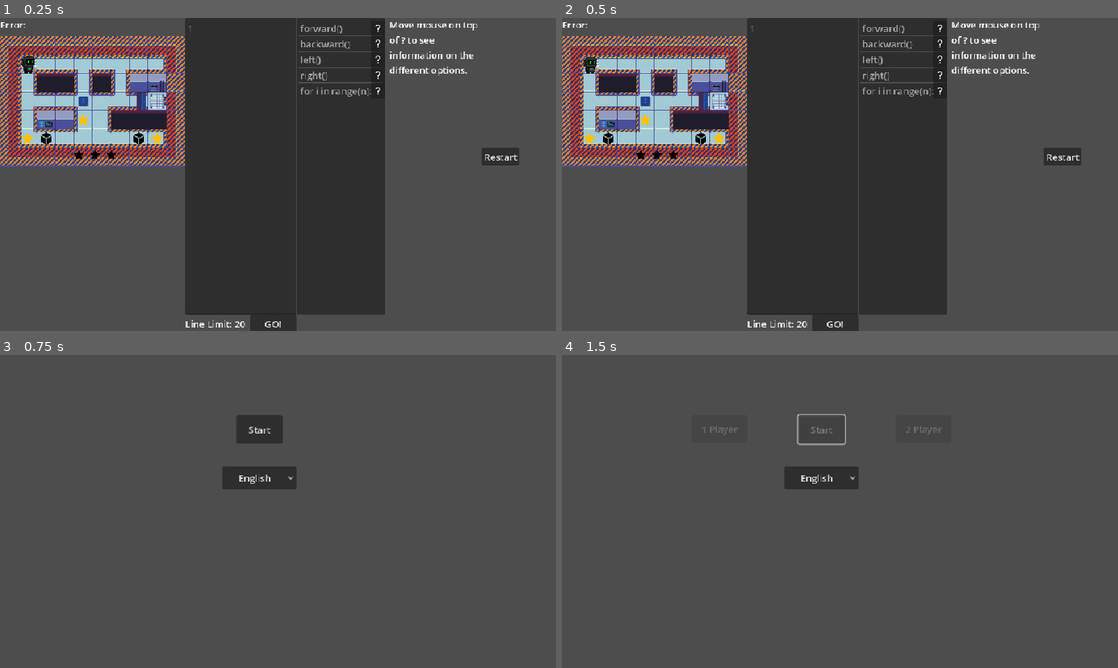
Above: before the commit, frames 1-4 (two rows, left to right).
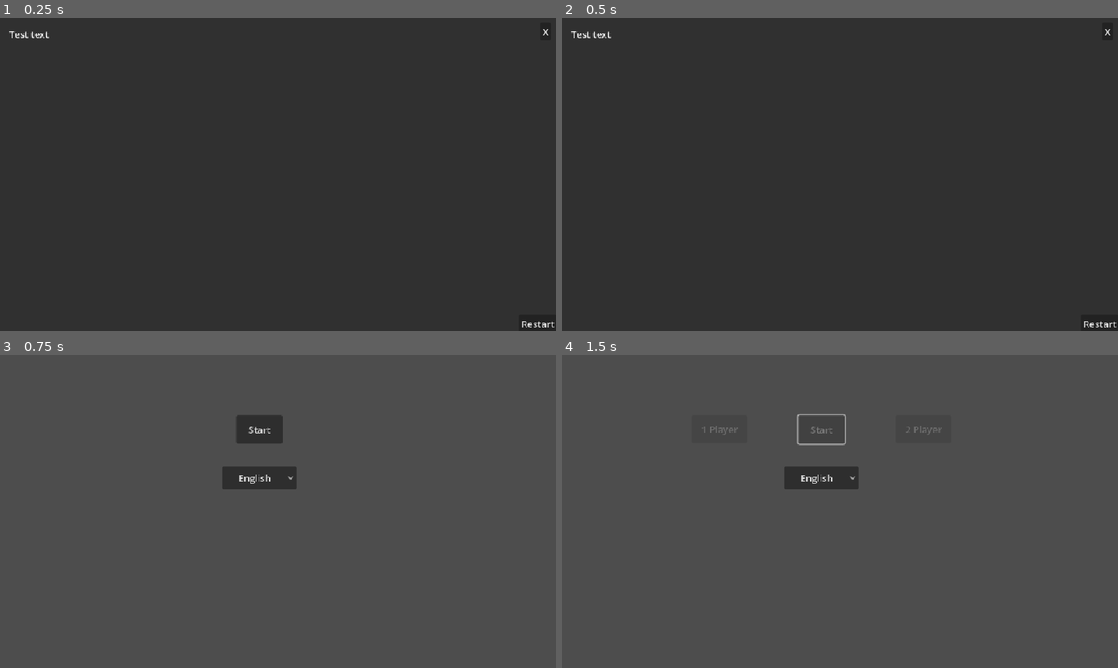
Above: after the commit, the same moments.

Repository: BingloGames/Robot-Bachelor
Game: Godot game, scene res://levels/1 player/Level4.tscn
Two runs of this game, one before a commit and one after it. Both use one fixed random seed, a clock stepped at 60 frames per second and the inputs below. This scene is started directly instead of the project's main scene.
Inputs:
- Up to frame 1 (0.25 s): no input
- Up to frame 2 (0.5 s): no input
- Up to frame 3 (0.75 s): click "Restart" at 0.5 s
- Up to frame 4 (1.5 s): click "Start" at 1.25 s

The runs differ from the first frame. In frame 1, 65% of the frame differs, in the area x 0-100%, y 0-100%; in frame 2, 65%; in frame 3, nothing differs; in frame 4, nothing differs.

Commit message:
resized everything to the new screen size

Diff:
--- a/robot-project/info_pop_up.tscn
+++ b/robot-project/info_pop_up.tscn
@@ -7,14 +7,14 @@
 anchors_preset = 15
 anchor_right = 1.0
 anchor_bottom = 1.0
-offset_bottom = 288.0
+offset_bottom = 4.0
 grow_horizontal = 2
 grow_vertical = 2
 script = ExtResource("1_i6fiq")
 
 [node name="ColorRect" type="ColorRect" parent="."]
 layout_mode = 0
-offset_right = 896.0
+offset_right = 960.0
 offset_bottom = 544.0
 color = Color(0.18717614, 0.18717614, 0.18717614, 1)
 
@@ -31,18 +31,18 @@
 
 [node name="Close" type="Button" parent="."]
 layout_mode = 0
-offset_left = 872.0
+offset_left = 933.0
 offset_top = 8.0
-offset_right = 890.0
+offset_right = 951.0
 offset_bottom = 39.0
 text = "X"
 
 [node name="Open" type="Button" parent="."]
 visible = false
 layout_mode = 0
-offset_left = 872.0
+offset_left = 934.0
 offset_top = 8.0
-offset_right = 888.0
+offset_right = 950.0
 offset_bottom = 39.0
 text = "?"
 
--- a/robot-project/input_pop_up.tscn
+++ b/robot-project/input_pop_up.tscn
@@ -13,17 +13,17 @@
 
 [node name="ColorRect" type="ColorRect" parent="."]
 layout_mode = 0
-offset_left = 320.0
-offset_right = 512.0
-offset_bottom = 256.0
+offset_left = 448.0
+offset_right = 640.0
+offset_bottom = 536.0
 color = Color(0.1882353, 0.1882353, 0.1882353, 1)
 
 [node name="ColorRect2" type="ColorRect" parent="."]
 layout_mode = 0
-offset_left = 320.0
-offset_top = 192.0
-offset_right = 640.0
-offset_bottom = 256.0
+offset_left = 448.0
+offset_top = 480.0
+offset_right = 744.0
+offset_bottom = 544.0
 color = Color(0.1882353, 0.1882353, 0.1882353, 1)
 
 [node name="RichTextLabel" type="RichTextLabel" parent="."]
@@ -31,26 +31,26 @@
 anchors_preset = -1
 anchor_right = 0.9990001
 anchor_bottom = 1.0
-offset_left = 320.0
-offset_right = -383.10406
-offset_bottom = -64.0
+offset_left = 448.0
+offset_right = -319.04004
+offset_bottom = -4.0
 
 [node name="Button" type="Button" parent="."]
 layout_mode = 1
 anchors_preset = -1
 anchor_right = 1.0
 anchor_bottom = 1.0
-offset_left = 568.0
-offset_top = 200.0
-offset_right = -257.0
-offset_bottom = -16.0
+offset_left = 648.0
+offset_top = 488.0
+offset_right = -224.0
+offset_bottom = -4.0
 text = "Confirm"
 
 [node name="LineEdit" type="LineEdit" parent="."]
 layout_mode = 0
-offset_left = 320.0
-offset_top = 200.0
-offset_right = 568.0
-offset_bottom = 240.0
+offset_left = 456.0
+offset_top = 488.0
+offset_right = 648.0
+offset_bottom = 536.0
 
 [connection signal="pressed" from="Button" to="." method="_on_button_pressed"]
--- a/robot-project/item_list.tscn
+++ b/robot-project/item_list.tscn
@@ -5,23 +5,30 @@
 
 [node name="Container" type="Control"]
 layout_mode = 3
-anchors_preset = 0
-offset_right = 320.0
-offset_bottom = 544.0
+anchor_right = 0.333
+anchor_bottom = 1.0070001
+offset_right = 0.32000732
+offset_bottom = 0.2199707
 script = ExtResource("1_ujeow")
 
 [node name="ItemList" type="ItemList" parent="."]
-layout_mode = 0
-offset_right = 153.0
-offset_bottom = 512.0
+layout_mode = 1
+anchors_preset = -1
+anchor_right = 1.0
+anchor_bottom = 1.0
+offset_right = -167.0
+offset_bottom = -32.0
 auto_height = true
 metadata/_edit_group_ = true
 
 [node name="Text" type="Label" parent="."]
-layout_mode = 0
+layout_mode = 1
+anchors_preset = 15
+anchor_right = 1.0
+anchor_bottom = 1.0
 offset_left = 160.0
-offset_right = 320.0
-offset_bottom = 512.0
+offset_right = -8.0
+offset_bottom = -32.0
 text = "Move mouse on top of ? to see information on the different options."
 autowrap_mode = 2
 
--- a/robot-project/levels/1 player/Level1.tscn
+++ b/robot-project/levels/1 player/Level1.tscn
@@ -48,8 +48,11 @@
 position = Vector2(80, 144)
 
 [node name="code" parent="." instance=ExtResource("2_dn5ey")]
-offset_left = 384.0
-offset_right = 576.0
+anchors_preset = 0
+anchor_right = 0.0
+anchor_bottom = 0.0
+offset_right = 960.0
+offset_bottom = 544.0
 line_limit = 10
 
 [node name="star counter" parent="." instance=ExtResource("2_mc20k")]
@@ -65,25 +68,27 @@
 metadata/_edit_group_ = true
 
 [node name="Container" parent="." instance=ExtResource("6_lmyl5")]
-offset_left = 576.0
-offset_right = 896.0
+offset_left = 640.0
+offset_right = 960.0
+offset_bottom = 544.0
 
 [node name="black" type="Sprite2D" parent="."]
 modulate = Color(0, 0, 0, 0)
-position = Vector2(448, 128)
-scale = Vector2(896, 256)
+position = Vector2(480.00003, 272)
+scale = Vector2(960.00006, 544)
 texture = SubResource("CanvasTexture_44r2x")
 
 [node name="Info pop up" parent="." instance=ExtResource("6_lrqwn")]
-visible = false
 anchors_preset = 0
 anchor_right = 0.0
 anchor_bottom = 0.0
-offset_right = 896.0
-offset_bottom = 256.0
+offset_right = 960.0
+offset_bottom = 544.0
 grow_horizontal = 1
 grow_vertical = 1
 
 [node name="Restart" parent="." instance=ExtResource("9_wcp0l")]
-offset_top = 288.0
-offset_bottom = 288.0
+offset_left = 62.0
+offset_top = 286.0
+offset_right = 62.0
+offset_bottom = 286.0
--- a/robot-project/levels/1 player/Level2.tscn
+++ b/robot-project/levels/1 player/Level2.tscn
@@ -26,8 +26,8 @@
 tile_set = ExtResource("1_wwdpc")
 
 [node name="code" parent="." instance=ExtResource("2_psxy2")]
-offset_left = 320.0
-offset_right = 512.0
+offset_right = 960.0
+offset_bottom = 544.0
 line_limit = 20
 
 [node name="star counter" parent="." instance=ExtResource("2_q04gf")]
@@ -42,30 +42,34 @@
 position = Vector2(80, 112)
 
 [node name="Container" parent="." instance=ExtResource("6_wwdpc")]
-offset_left = 512.0
-offset_right = 896.0
+offset_left = 640.0
+offset_right = 960.0
+offset_bottom = 544.0
 
 [node name="black" type="Sprite2D" parent="."]
 modulate = Color(0, 0, 0, 0)
-position = Vector2(447.74997, 127.75)
-scale = Vector2(896.49994, 256.5)
+position = Vector2(479.75, 271.75)
+scale = Vector2(960.5, 544.5)
 texture = SubResource("CanvasTexture_6ebn4")
 
 [node name="Input pop up" parent="." instance=ExtResource("7_gxplt")]
 anchors_preset = 10
 anchor_bottom = 0.0
-offset_right = 896.0
-offset_bottom = 256.0
+offset_right = 960.0
+offset_bottom = 544.0
 grow_vertical = 1
 
 [node name="Info pop up" parent="." instance=ExtResource("7_h2i1x")]
-visible = false
 anchors_preset = 0
 anchor_right = 0.0
 anchor_bottom = 0.0
-offset_right = 898.0
-offset_bottom = 256.0
+offset_right = 960.0
+offset_bottom = 544.0
 grow_horizontal = 1
 grow_vertical = 1
 
 [node name="Restart" parent="." instance=ExtResource("8_gxplt")]
+offset_left = 64.0
+offset_top = 288.0
+offset_right = 64.0
+offset_bottom = 288.0
--- a/robot-project/levels/1 player/Level3.tscn
+++ b/robot-project/levels/1 player/Level3.tscn
@@ -39,8 +39,8 @@
 dir = "horisontal"
 
 [node name="code" parent="." instance=ExtResource("2_qlmxs")]
-offset_left = 320.0
-offset_right = 512.0
+offset_right = 960.0
+offset_bottom = 544.0
 line_limit = 12
 
 [node name="star counter" parent="." instance=ExtResource("2_84iim")]
@@ -55,19 +55,23 @@
 position = Vector2(48, 80)
 
 [node name="Container" parent="." instance=ExtResource("6_545p4")]
-offset_left = 512.0
-offset_right = 896.0
+offset_left = 640.0
+offset_right = 960.0
+offset_bottom = 544.0
 items = 5
 
 [node name="black" type="Sprite2D" parent="."]
 modulate = Color(0, 0, 0, 0)
-position = Vector2(447.75006, 127.75)
-scale = Vector2(896.50006, 256.50003)
+position = Vector2(479.75, 271.74994)
+scale = Vector2(960.49994, 544.49994)
 texture = SubResource("CanvasTexture_wmnt6")
 
 [node name="Info pop up" parent="." instance=ExtResource("9_wxujf")]
-visible = false
-offset_right = 894.0
-offset_bottom = 256.0
+offset_right = 960.0
+offset_bottom = 544.0
 
 [node name="Restart" parent="." instance=ExtResource("9_r1ajk")]
+offset_left = 64.0
+offset_top = 288.0
+offset_right = 64.0
+offset_bottom = 288.0
--- a/robot-project/levels/1 player/Level4.tscn
+++ b/robot-project/levels/1 player/Level4.tscn
@@ -30,8 +30,8 @@
 tile_set = ExtResource("1_0vw6x")
 
 [node name="code" parent="." instance=ExtResource("2_sbb5h")]
-offset_left = 320.0
-offset_right = 512.0
+offset_right = 960.0
+offset_bottom = 544.0
 line_limit = 20
 
 [node name="star counter" parent="." instance=ExtResource("3_jfjt6")]
@@ -69,14 +69,15 @@
 position = Vector2(48, 80)
 
 [node name="Container" parent="." instance=ExtResource("6_cgold")]
-offset_left = 512.0
-offset_right = 896.0
+offset_left = 640.0
+offset_right = 960.0
+offset_bottom = 544.0
 items = 5
 
 [node name="black" type="Sprite2D" parent="."]
 modulate = Color(0, 0, 0, 0)
-position = Vector2(447.75003, 127.75)
-scale = Vector2(896.5001, 256.5)
+position = Vector2(479.75003, 271.75)
+scale = Vector2(960.5001, 544.5)
 texture = SubResource("CanvasTexture_q4xh8")
 
 [node name="Input pop up" parent="." instance=ExtResource("9_4xlxe")]
@@ -84,15 +85,18 @@
 anchors_preset = 0
 anchor_right = 0.0
 anchor_bottom = 0.0
-offset_right = 896.0
-offset_bottom = 256.0
+offset_right = 960.0
+offset_bottom = 544.0
 grow_horizontal = 1
 grow_vertical = 1
 Answer = ["answer = X+Y", "answer = 9", "answer =X+Y", "answer =9", "answer = X + Y"]
 
 [node name="Info pop up" parent="." instance=ExtResource("8_qriun")]
-visible = false
-offset_right = 896.0
-offset_bottom = 256.0
+offset_right = 960.0
+offset_bottom = 544.0
 
 [node name="Restart" parent="." instance=ExtResource("12_jf22w")]
+offset_left = 64.0
+offset_top = 288.0
+offset_right = 64.0
+offset_bottom = 288.0
--- a/robot-project/levels/1 player/Level5.tscn
+++ b/robot-project/levels/1 player/Level5.tscn
@@ -30,8 +30,8 @@
 tile_set = ExtResource("1_tjh38")
 
 [node name="code" parent="." instance=ExtResource("2_tjh38")]
-offset_left = 320.0
-offset_right = 512.0
+offset_right = 960.0
+offset_bottom = 544.0
 line_limit = 20
 
 [node name="star counter" parent="." instance=ExtResource("3_lhhoo")]
@@ -64,28 +64,32 @@
 position = Vector2(48, 112)
 
 [node name="Container" parent="." instance=ExtResource("6_knvoa")]
-offset_left = 512.0
-offset_right = 896.0
+offset_left = 640.0
+offset_right = 960.0
+offset_bottom = 544.0
 items = 5
 
 [node name="black" type="Sprite2D" parent="."]
 modulate = Color(0, 0, 0, 0)
-position = Vector2(447.75, 127.75)
-scale = Vector2(896.5, 256.5)
+position = Vector2(479.75, 271.75)
+scale = Vector2(960.5, 544.5)
 texture = SubResource("CanvasTexture_25xmc")
 
 [node name="Input pop up" parent="." instance=ExtResource("8_vpjvl")]
 visible = false
-offset_right = 896.0
-offset_bottom = 256.0
+offset_right = 960.0
+offset_bottom = 536.0
 Answer = ["answer = list[1]", "answer =list[1]"]
 
 [node name="Info pop up" parent="." instance=ExtResource("8_5pfj7")]
-visible = false
 anchors_preset = 10
 anchor_bottom = 0.0
-offset_right = 896.0
-offset_bottom = 256.0
+offset_right = 960.0
+offset_bottom = 544.0
 grow_vertical = 1
 
 [node name="Restart" parent="." instance=ExtResource("12_ngd16")]
+offset_left = 64.0
+offset_top = 288.0
+offset_right = 64.0
+offset_bottom = 288.0
--- a/robot-project/levels/2 player/Level1.tscn
+++ b/robot-project/levels/2 player/Level1.tscn
@@ -75,12 +75,13 @@
 position = Vector2(240, 80)
 
 [node name="Container" parent="." instance=ExtResource("9_w3jir")]
-offset_left = 576.0
-offset_right = 896.0
+offset_left = 640.0
+offset_right = 960.0
+offset_bottom = 544.0
 
 [node name="code" parent="." instance=ExtResource("10_rdv1c")]
-offset_left = 384.0
-offset_right = 576.0
+offset_right = 960.0
+offset_bottom = 544.0
 line_limit = 100
 
 [node name="star counter" parent="." instance=ExtResource("11_xap0c")]
@@ -92,4 +93,5 @@
 texture = SubResource("CanvasTexture_bcaga")
 
 [node name="Info pop up" parent="." instance=ExtResource("8_t6xwf")]
-visible = false
+offset_right = 960.0
+offset_bottom = 544.0
--- a/robot-project/levels/2 player/Level2.tscn
+++ b/robot-project/levels/2 player/Level2.tscn
@@ -65,13 +65,13 @@
 position = Vector2(112, 176)
 
 [node name="Container" parent="." instance=ExtResource("6_4kyq2")]
-offset_left = 576.0
-offset_right = 896.0
+offset_left = 640.0
+offset_right = 960.0
+offset_bottom = 544.0
 
 [node name="code" parent="." instance=ExtResource("7_xum4v")]
-offset_left = 384.0
-offset_right = 576.0
-offset_bottom = 256.0
+offset_right = 960.0
+offset_bottom = 544.0
 
 [node name="star counter" parent="." instance=ExtResource("8_p51fe")]
 visible = false
@@ -81,4 +81,5 @@
 offset_bottom = -24.0
 
 [node name="Info pop up" parent="." instance=ExtResource("9_bfn2g")]
-visible = false
+offset_right = 960.0
+offset_bottom = 544.0
--- a/robot-project/text_edit.tscn
+++ b/robot-project/text_edit.tscn
@@ -4,42 +4,51 @@
 
 [node name="code" type="Control"]
 layout_mode = 3
-anchors_preset = 0
-offset_right = 192.0
-offset_bottom = 544.0
+anchor_right = 1.0
+anchor_bottom = 1.0070001
+offset_bottom = 0.2199707
 script = ExtResource("1_gem3i")
 metadata/_edit_vertical_guides_ = [-320.0]
 
 [node name="TextEdit" type="CodeEdit" parent="."]
-layout_mode = 0
-offset_right = 192.0
-offset_bottom = 512.0
+layout_mode = 1
+anchors_preset = -1
+anchor_right = 1.0
+anchor_bottom = 0.9850001
+offset_left = 448.0
+offset_right = -320.0
+offset_bottom = -23.840027
 gutters_draw_line_numbers = true
 
 [node name="GoButton" type="Button" parent="."]
 layout_mode = 1
 anchors_preset = -1
-anchor_right = 1.021
+anchor_right = 1.0
 anchor_bottom = 1.0
-offset_left = 112.0
+offset_left = 560.0
 offset_top = 512.0
-offset_right = -4.032013
+offset_right = -320.0
 text = "GO!"
 
 [node name="StopButton" type="Button" parent="."]
 visible = false
-layout_mode = 0
-offset_left = 112.0
+layout_mode = 1
+anchors_preset = -1
+anchor_right = 1.0
+anchor_bottom = 1.0
+offset_left = 560.0
 offset_top = 512.0
-offset_right = 192.0
-offset_bottom = 544.0
+offset_right = -320.0
 text = "Stop"
 
 [node name="line limit" type="Label" parent="."]
-layout_mode = 0
+layout_mode = 1
+anchors_preset = 15
+anchor_right = 1.0
+anchor_bottom = 1.0
+offset_left = 448.0
 offset_top = 512.0
-offset_right = 112.0
-offset_bottom = 544.0
+offset_right = -400.0
 text = "Line Limit: "
 vertical_alignment = 1
 
@@ -47,9 +56,12 @@
 one_shot = true
 
 [node name="error message" type="Label" parent="."]
-layout_mode = 0
-offset_left = -320.0
-offset_bottom = 64.0
+layout_mode = 1
+anchors_preset = 15
+anchor_right = 1.0
+anchor_bottom = 1.0
+offset_right = -576.0
+offset_bottom = -480.0
 text = "Error:"
 
 [connection signal="lines_edited_from" from="TextEdit" to="." method="_on_lines_edited_from"]
Not shown: 1 places in robot-project/levels/1 player/Level3.tscn that only renumber resources
Not shown: 1 places in robot-project/levels/1 player/Level4.tscn that only renumber resources
Not shown: 1 places in robot-project/levels/1 player/Level5.tscn that only renumber resources
